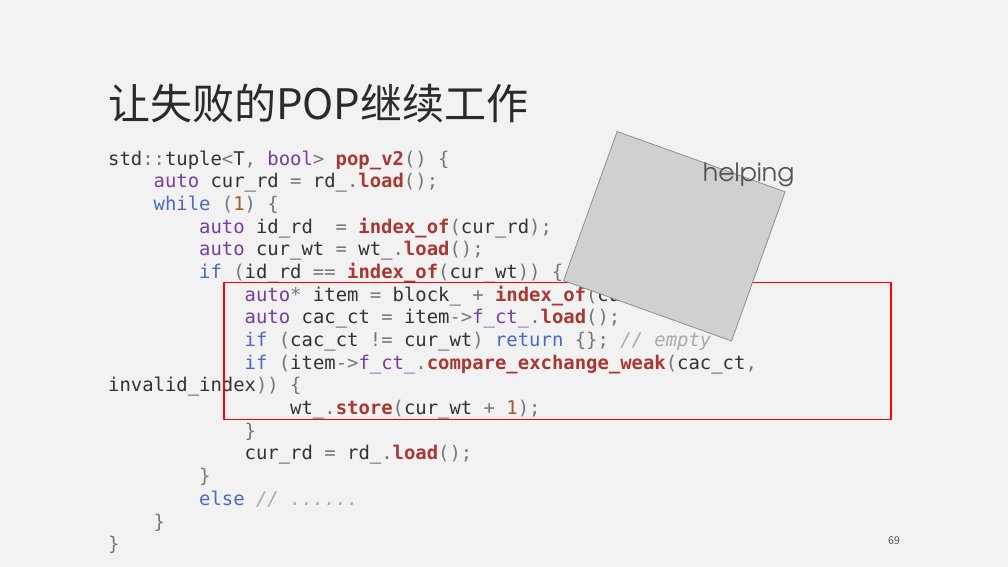
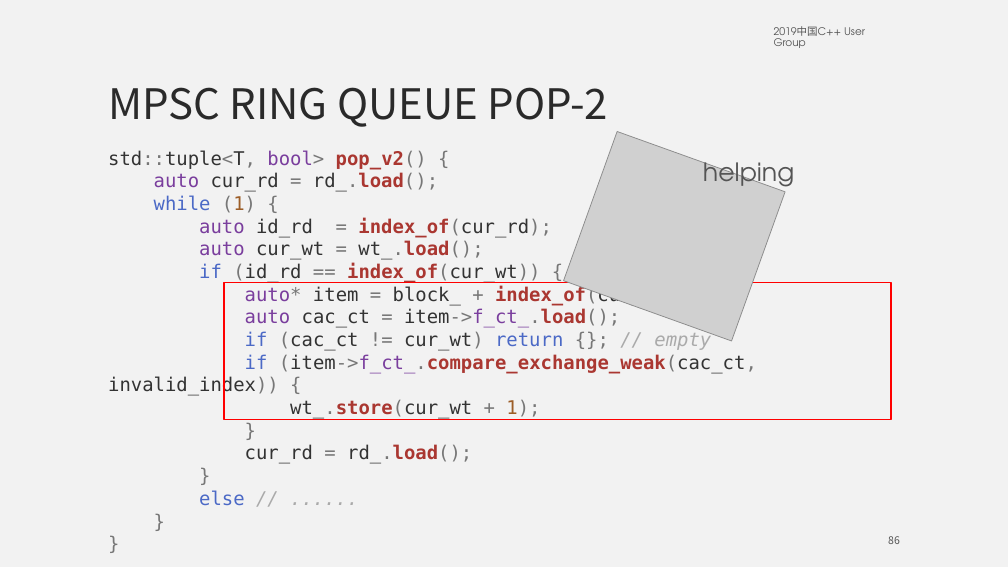
Before and after one commit to mutouyun/lock-free-queue, a slide deck: slide 86 of lock-free.pptx (slide 69 before the commit). Drawn at 1008x567 pixels with LibreOffice and Linux fonts; fonts in the diff are those of the drawing; grey boxes stand for pictures. Boxes give left, top, right and bottom in pixels: in the first picture for what was removed or moved away, otherwise in the second. Text is boxed around its words. In the diff, an @@ line names an element or a change of style, - is before the commit and + after.

```diff
--- a/lock-free.pptx
+++ b/lock-free.pptx
@@ text added at (774,26,865,48), 10 pt, text #545454 @@
+2019中国C++ User Group
@@ title at (108,87,609,127): text changed @@
-让失败的POP继续工作
+MPSC RING QUEUE POP-2
@@ page number at (888,536,900,544): text changed @@
-69
+86
```
Also in this commit, not shown: 95 other slides changed, 17 slides added.
